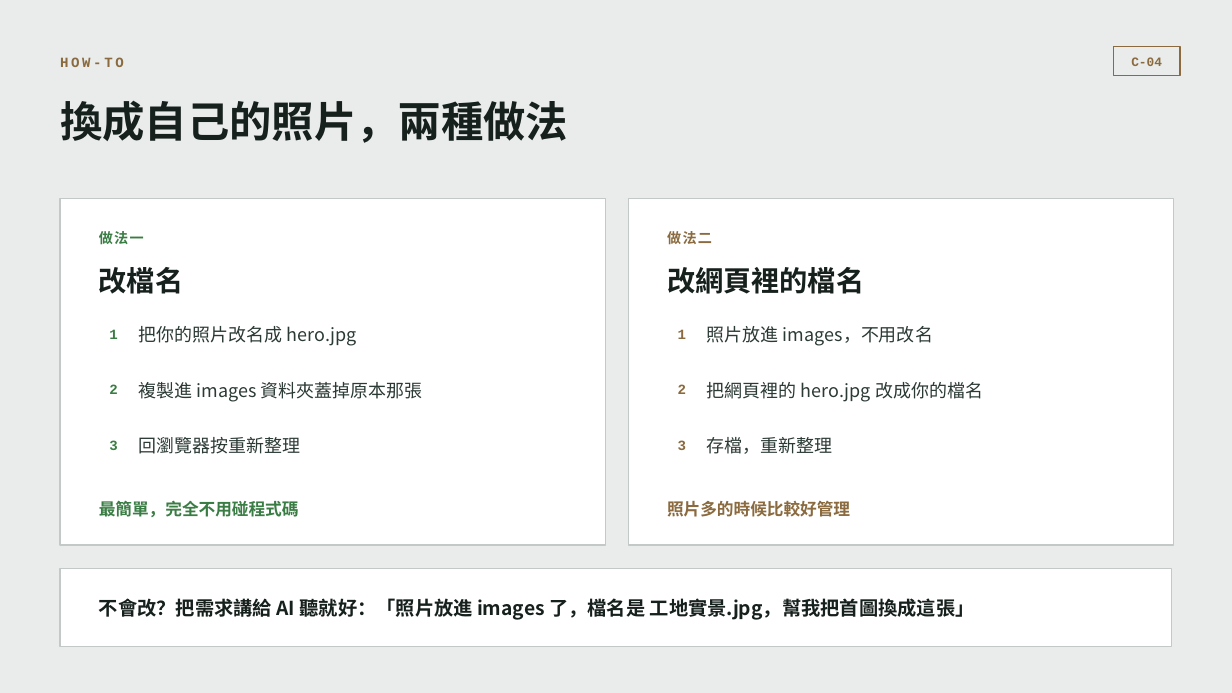
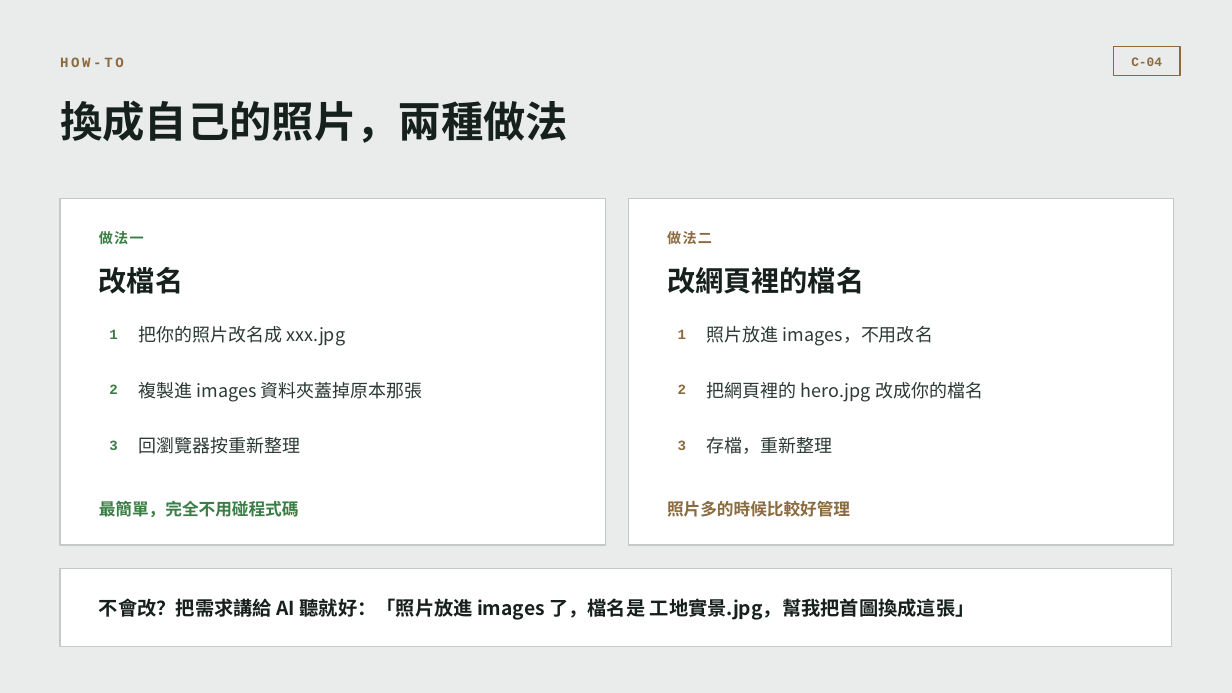
Before and after one commit to b39070566/architectureAiClass, a slide deck: slide 18 of slides/vibe-coding-workshop.pptx (slide 17 before the commit). Drawn at 1232x693 pixels with LibreOffice and Linux fonts; fonts in the diff are those of the drawing. Boxes give left, top, right and bottom in pixels: in the first picture for what was removed or moved away, otherwise in the second. Text is boxed around its words. In the diff, an @@ line names an element or a change of style, - is before the commit and + after.

```diff
--- a/slides/vibe-coding-workshop.pptx
+++ b/slides/vibe-coding-workshop.pptx
@@ text at [139,326,346,346]: text changed @@
-把你的照片改名成 hero.jpg
+把你的照片改名成 xxx.jpg
```
Also in this commit, not shown: 8 other slides changed, 1 slide added, 1 other file.
